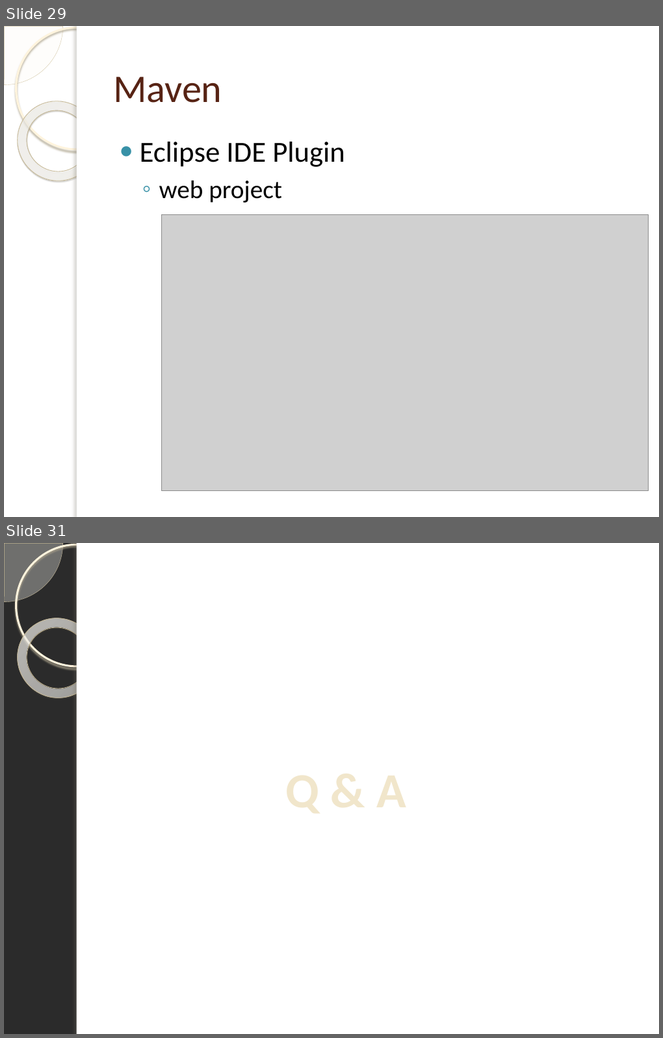
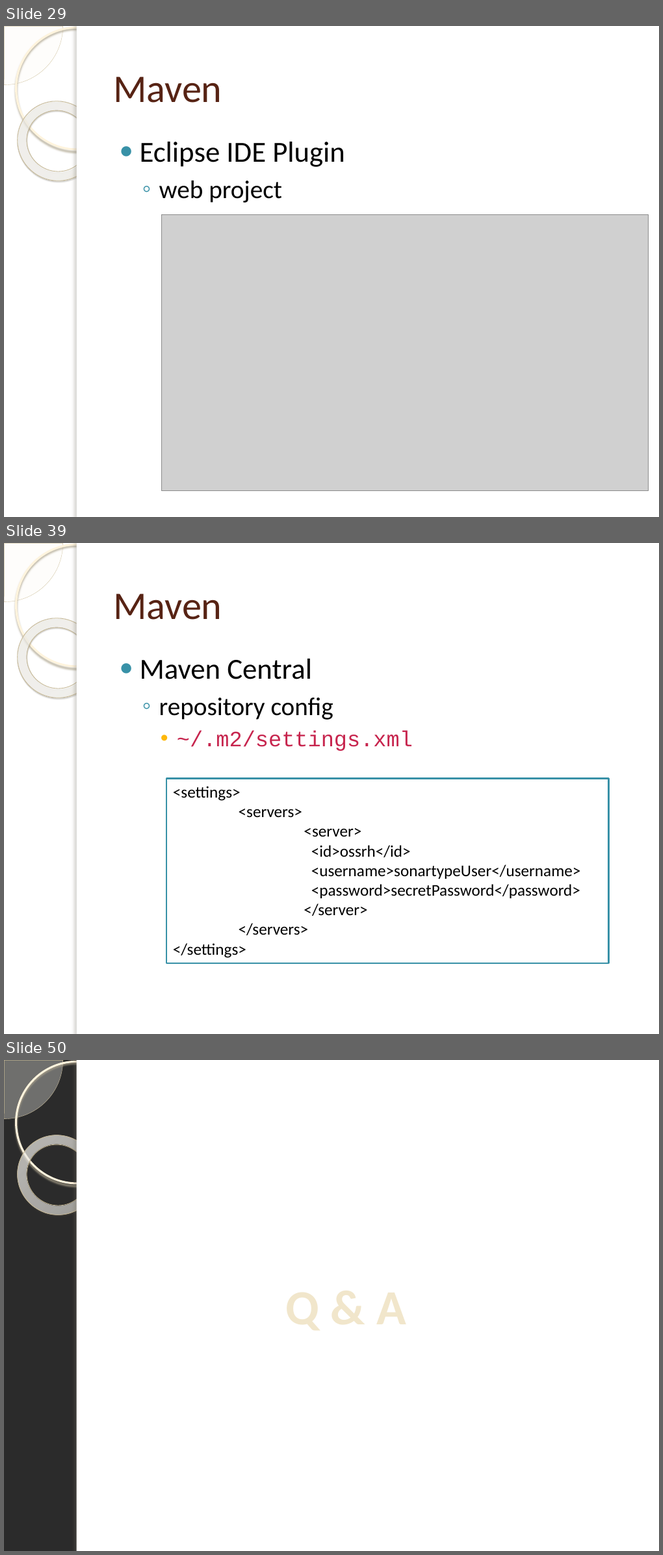
Before and after one commit to tassun/train-maven, a slide deck: Introduction to Maven.pptx. Shown one above the other, each under a label of ours: slides 29 and 31 before the commit, slides 29, 39 and 50 after it; the slides between them are not shown. The pictures are 663x1038 and 663x1555 pixels, drawn with LibreOffice and Linux fonts; fonts in the diff are those of the drawing; grey boxes stand for pictures; background and template pictures are left out; a plain dark background stands for a picture behind light text. Boxes give left, top, right and bottom in pixels: in the first picture for what was removed or moved away, otherwise in the second. Text is boxed around its words. In the diff, an @@ line names an element or a change of style, - is before the commit and + after.

```diff
--- a/Introduction to Maven.pptx
+++ b/Introduction to Maven.pptx
@@ slide 39 added at (x1=4, y1=543, x2=659, y2=1034), background picture (left out); not listed: 5 template elements that a slide beside it also shows @@
@@ title added at (x1=113, y1=594, x2=222, y2=620), 43 pt, text #572314 @@
+Maven
@@ text added at (x1=140, y1=659, x2=413, y2=751), 24 pt, text #000000 @@
+● Maven Central
+  ◦ repository config
+    • ~/.m2/settings.xml
@@ rectangle added at (x1=166, y1=778, x2=608, y2=964), outline #3891A7 2 pt, 18 pt, text #000000 @@
+<settings>
+<servers>
+<server>
+<id>ossrh</id>
+<username>sonartypeUser</username>
+<password>secretPassword</password>
+</server>
+</servers>
+</settings>
@@ what was slide 31 is now slide 50 @@
```
Also in this commit, not shown: 2 slides changed, 18 other slides added, 1 other file.
